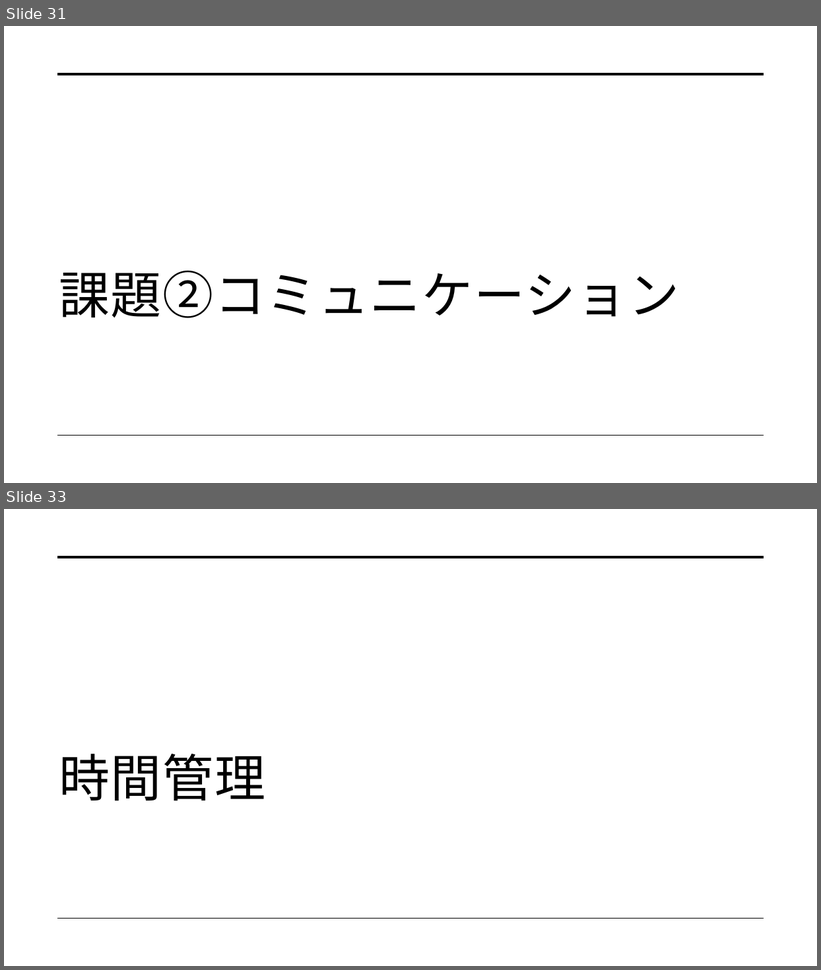
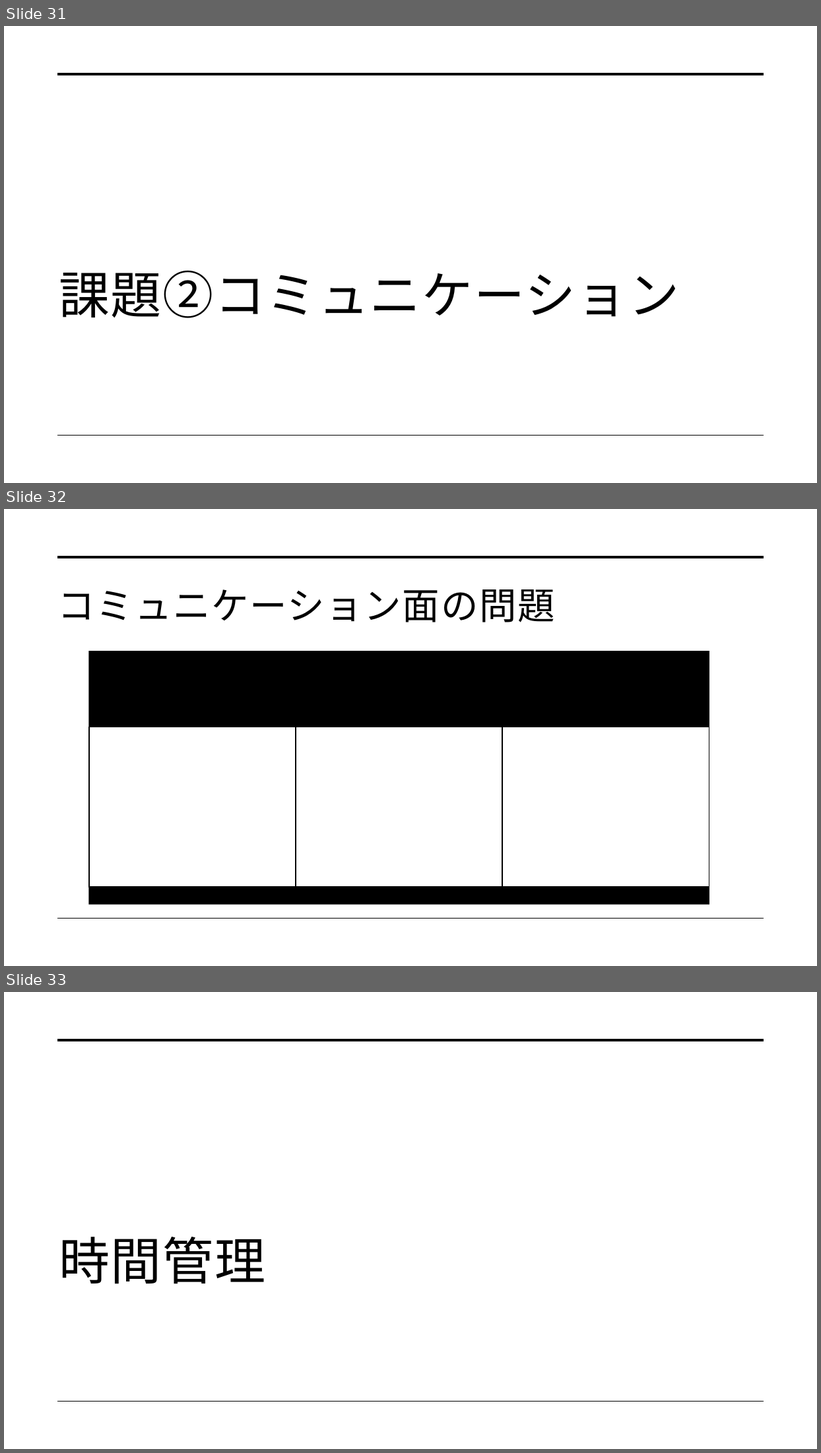
Before and after one commit to dojo2022/C-3, a slide deck: C-3_配布資料/0630_C3_発表資料.pptx. Shown one above the other, each under a label of ours: slides 31 and 33 before the commit, slides 31, 32 and 33 after it; the slides between them are not shown. The pictures are 821x970 and 821x1453 pixels, drawn with LibreOffice and Linux fonts; fonts in the diff are those of the drawing. Boxes give left, top, right and bottom in pixels: in the first picture for what was removed or moved away, otherwise in the second. Text is boxed around its words. In the diff, an @@ line names an element or a change of style, - is before the commit and + after.

```diff
--- a/C-3_配布資料/0630_C3_発表資料.pptx
+++ b/C-3_配布資料/0630_C3_発表資料.pptx
@@ slide 32 added at [4,509,817,966], background #FFFFFF; not listed: 2 template elements that a slide beside it also shows @@
@@ title added at [58,590,555,623], 44 pt, text #000000 @@
+コミュニケーション面の問題
@@ group added at [88,651,710,905]: 5 rectangles @@
```
Also in this commit, not shown: 5 slides changed, 1 slide removed.
